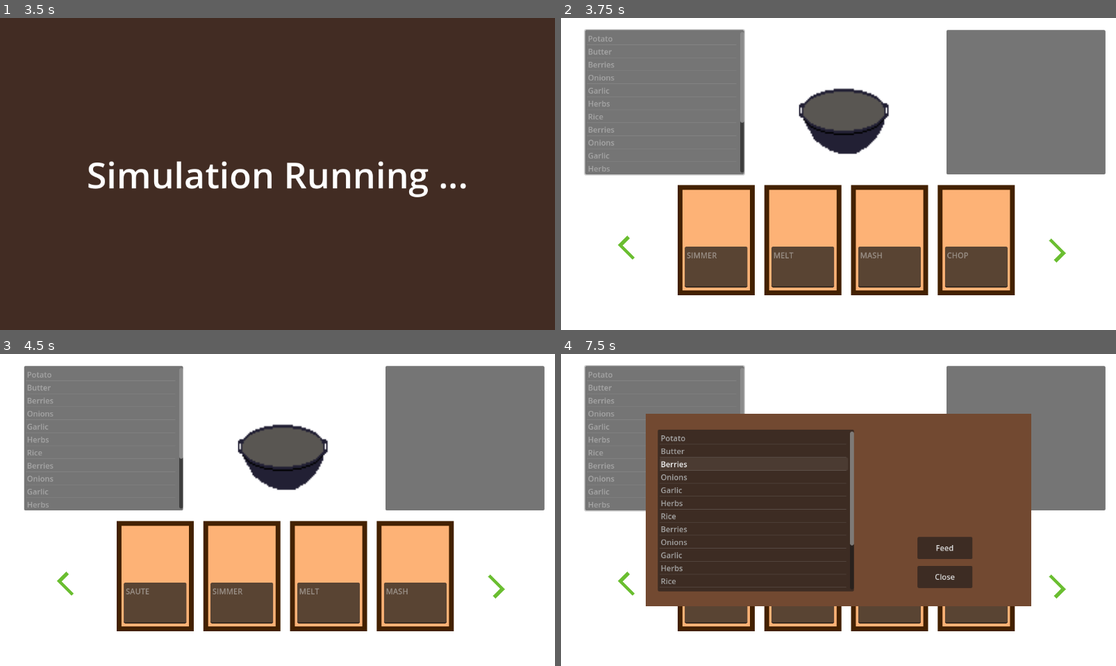
Above: before the commit, frames 1-4 (two rows, left to right).
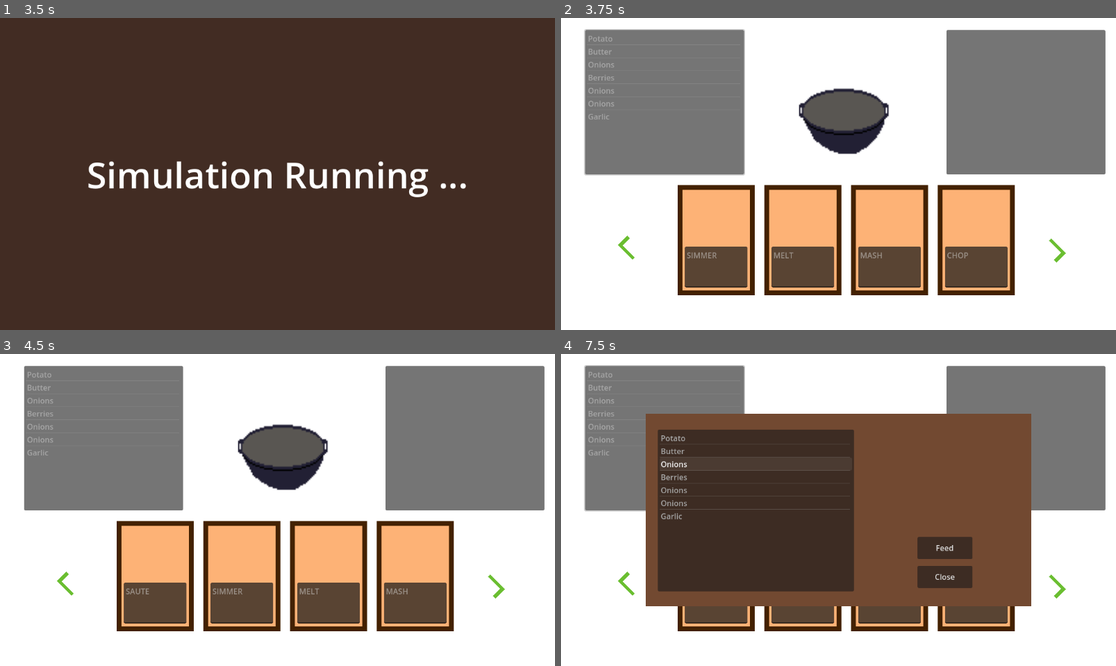
Above: after the commit, the same moments.

Repository: donnell74/Game-Off-2024
Game: Godot game, scene res://main.tscn
Same seed, same stepped clock (60 frames per second), same inputs: the game is played once before the commit and once after it.
Inputs (mouse positions are in pixels of both pictures, inside the frame that each line leads up to):
- Up to frame 1 (3.5 s): click "Continue Day" at 0.5 s; tap Enter (ui_accept) at 1.25, 1.52, 2.75, 3.02 s; move the mouse to (399, 158) at 1.27 s; hold D (Pan Right) 1.28-2 s; hold Tab (Navigate To Next Page) 1.28-2 s; click (399, 158) at 1.42 s; click "Continue Day" at 2 s; move the mouse to (166, 189) at 2.77 s; hold S (Pan Down) from 2.78 s (still down); tap Q (Navigate to Last Page) at 2.85 s
- Up to frame 2 (3.75 s): tap Enter (ui_accept) at 3.5 s; move the mouse to (894, 105) at 3.52 s; release S (Pan Down) at 3.53 s; hold D (Pan Right) from 3.53 s (still down); hold C (Toggle Cooking) from 3.53 s (still down)
- Up to frame 3 (4.5 s): release D (Pan Right) at 4.25 s; release C (Toggle Cooking) at 4.25 s; click (66, 581) at 4.25 s
- Up to frame 4 (7.5 s): click (1060, 588) at 5 s; tap Enter (ui_accept) at 5.75, 6.02, 6.5, 6.77 s; move the mouse to (810, 572) at 5.77 s; hold W (Pan Up) 5.78-6.53 s; tap Tab (Navigate To Next Page) at 5.85 s; click (810, 572) at 5.92 s; move the mouse to (1005, 556) at 6.52 s; hold Q (Navigate to Last Page) 6.53-7.28 s; hold A (Pan Left) from 6.53 s (still down); tap I (Toggle Inventory) at 7.15 s; move the mouse to (672, 463) at 7.27 s; tap C (Toggle Cooking) at 7.35 s

Frame 1 is identical in both runs. In frame 2, 0.3% of the frame differs, in the area x 5-34%, y 14-50%; in frame 3, 0.3%; in frame 4, 1.1%, in the area x 5-53%, y 14-75%.
Error in both runs: Out of bounds get index '7' (on base: 'Array') (res://Locations/location.gd:31)

Commit message:
Randomize rewards returned by activity based on weight

Diff:
--- a/Inventory/berries.tres
+++ /dev/null
@@ -1,15 +0,0 @@
-[gd_resource type="Resource" script_class="InventoryItem" load_steps=4 format=3 uid="uid://b1rdj2e1hcv4f"]
-
-[ext_resource type="Script" path="res://Inventory/item_modifier.gd" id="1_32dhi"]
-[ext_resource type="Script" path="res://Inventory/inventory_item.gd" id="2_1abmw"]
-
-[sub_resource type="Resource" id="Resource_spi0n"]
-script = ExtResource("1_32dhi")
-health = 1.0
-stamina = 1.0
-strength = 1.0
-
-[resource]
-script = ExtResource("2_1abmw")
-name = "Berries"
-modifiers = SubResource("Resource_spi0n")
--- a/Inventory/inventory_item.gd
+++ b/Inventory/inventory_item.gd
@@ -4,6 +4,8 @@
 @export var name : String = "<Unknown>"
 @export var texture : Texture2D
 @export var modifiers : ItemModifier = ItemModifier.new()
+# Lower rarity means smaller change of being selected
+@export var rarity: float = 1.0
 
 func equals(other: InventoryItem, ignoreModifier: bool) -> bool:
 	if name != other.name:
--- a/Locations/activity.gd
+++ b/Locations/activity.gd
@@ -3,6 +3,8 @@
 
 @export var description : String = "Waiting..."
 @export var rewardItems : Array[InventoryItem] = []
+@export var minRewardItems : int = 1
+@export var maxRewardItems : int = 3
 @export var rewardCurrency : int = 0
 @export var healthCost : float = 0.0
 @export var staminaCost : float = 0.0
--- a/Locations/location.gd
+++ b/Locations/location.gd
@@ -47,14 +47,37 @@
 	advance_time_of_day()
 
 func simulate_activity(activity: Activity) -> void:
+	print("Simulating")
 	if activity.rewardItems.size() > 0:
-		for each_reward in activity.rewardItems:
-			PlayerInventoryController.add_item(each_reward)
+		print("Activity potential rewards: ", activity.rewardItems)
+		for reward in select_random_items(activity.rewardItems, 1, 2):
+			PlayerInventoryController.add_item(reward)
 
 		# handle decrementing
 		PartyController.apply_party_damage(PartyController.Stats.STRENGTH, activity.strengthCost)
 		PartyController.apply_party_damage(PartyController.Stats.STAMINA, activity.staminaCost)
 		PartyController.apply_party_damage(PartyController.Stats.HEALTH, activity.healthCost)
+
+func select_random_items(items: Array[InventoryItem], min_num_items: int, max_num_items: int) -> Array[InventoryItem]:
+	# Total sum of rarity items
+	var total_rarity = 0.0
+	for item in items:
+		total_rarity += item.rarity
+
+	# Determine how many items this activity will return
+	var num_items = randi_range(min_num_items, max_num_items)
+	var selected_items: Array[InventoryItem] = []
+
+	for i in range(num_items):
+		var rand_value = randf_range(0.0, total_rarity)
+		var cumulative_rarity = 0.0
+
+		for item in items:
+			cumulative_rarity += item.rarity
+			if rand_value <= cumulative_rarity:
+				selected_items.append(item)
+				break
+	return selected_items
 
 func advance_time_of_day() -> void:
 	currentTimeOfDay = (currentTimeOfDay + 1) as TimeOfDay
